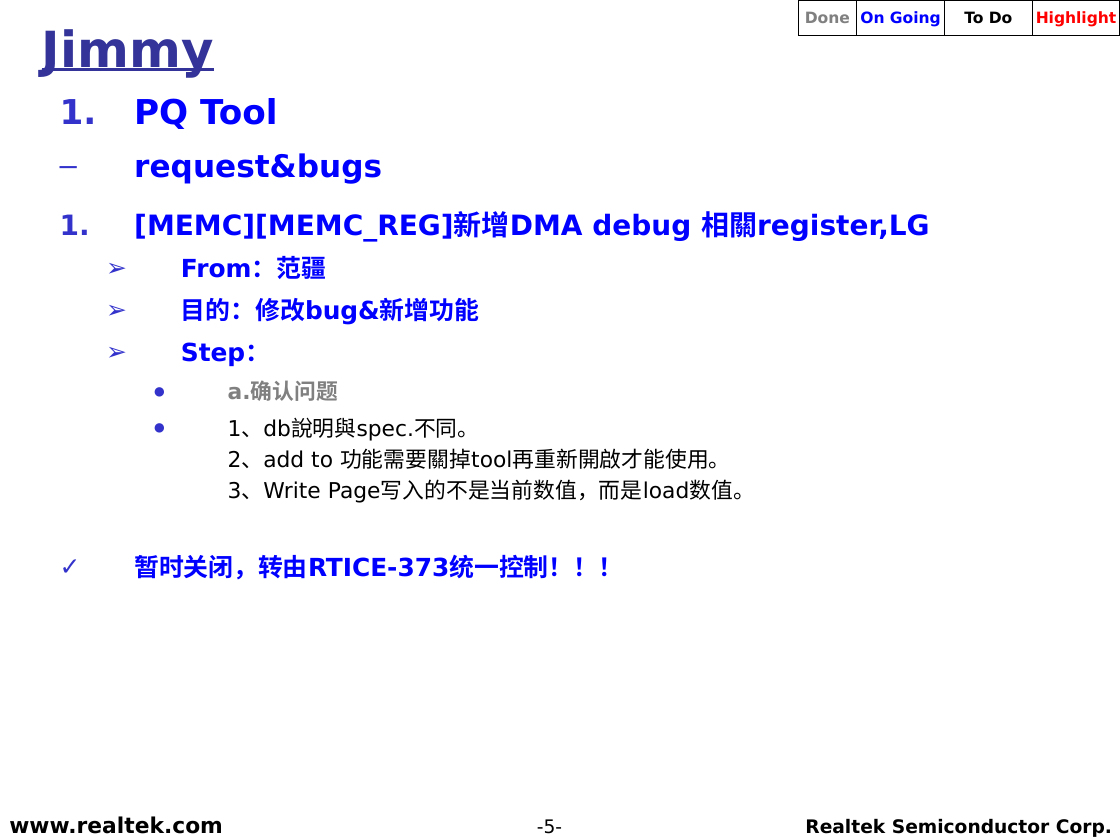
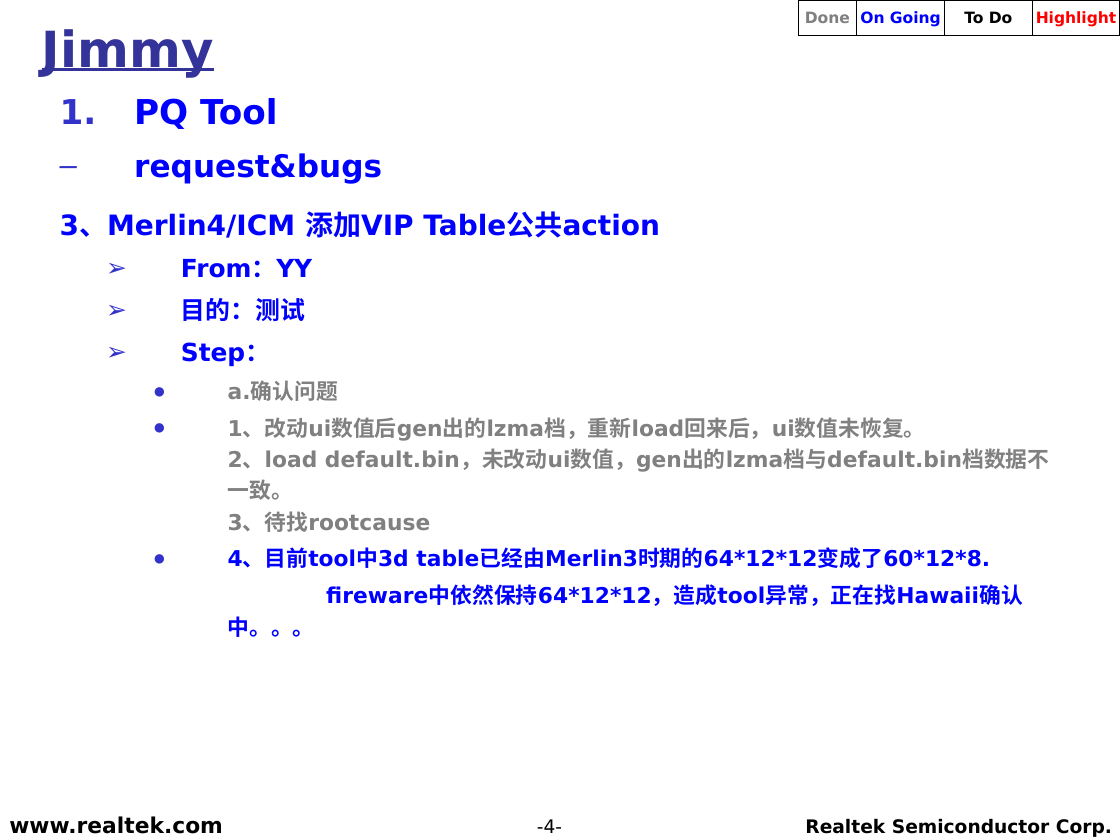
Before and after one commit to weicun581/Weekly_report, a slide deck: slide 4 of 2018年12月/RS_TV_SD_(Jimmy)_20181204.ppt (slide 5 before the commit). Drawn at 1120x840 pixels with LibreOffice and Linux fonts; fonts in the diff are those of the drawing; background and template pictures are left out. Boxes give left, top, right and bottom in pixels: in the first picture for what was removed or moved away, otherwise in the second. Text is boxed around its words. In the diff, an @@ line names an element or a change of style, - is before the commit and + after.

```diff
--- a/2018年12月/RS_TV_SD_(Jimmy)_20181204.ppt
+++ b/2018年12月/RS_TV_SD_(Jimmy)_20181204.ppt
@@ text at [60,211,660,321]: text changed @@
-1. [MEMC][MEMC_REG]新增DMA debug 相關register,LG
-    ➢ From：范疆
-    ➢ 目的：修改bug&新增功能
+3、Merlin4/ICM 添加VIP Table公共action
+    ➢ From：YY
+    ➢ 目的：测试
@@ text at [228,418,1049,637]: text changed; text colour #000000 to #808080; bold on @@
-      ● 1、db說明與spec.不同。
-        2、add to 功能需要關掉tool再重新開啟才能使用。
-        3、Write Page写入的不是当前数值，而是load数值。
-  ✓ 暂时关闭，转由RTICE-373统一控制！！！
+      ● 1、改动ui数值后gen出的lzma档，重新load回来后，ui数值未恢复。
+        2、load default.bin，未改动ui数值，gen出的lzma档与default.bin档数据不一致。
+        3、待找rootcause
+      ● 4、目前tool中3d table已经由Merlin3时期的64*12*12变成了60*12*8.
+      fireware中依然保持64*12*12，造成tool异常，正在找Hawaii确认中。。。
@@ page number at [537,819,562,833]: text changed @@
--5-
+-4-
```
Also in this commit, not shown: 4 other slides changed, 1 slide added.
